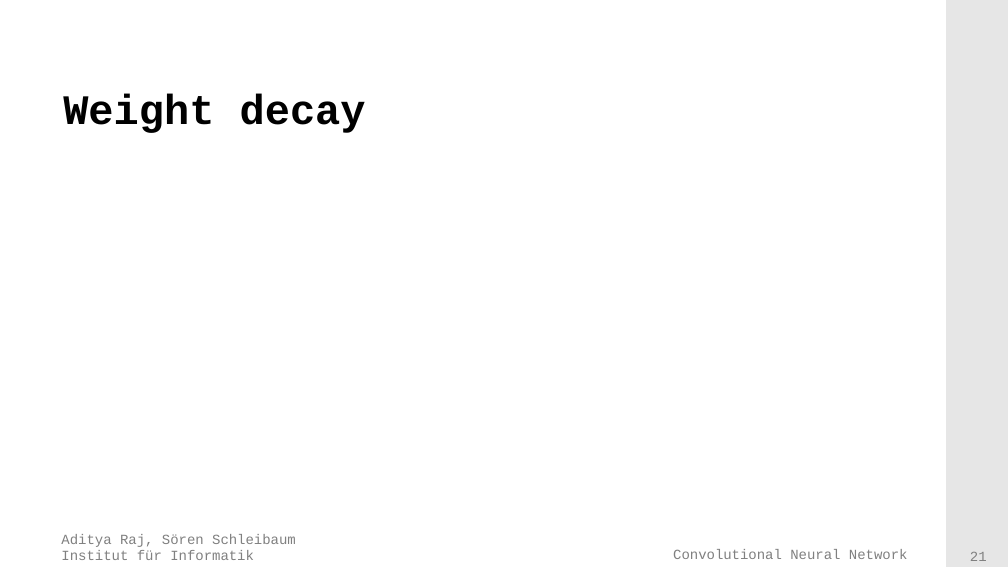
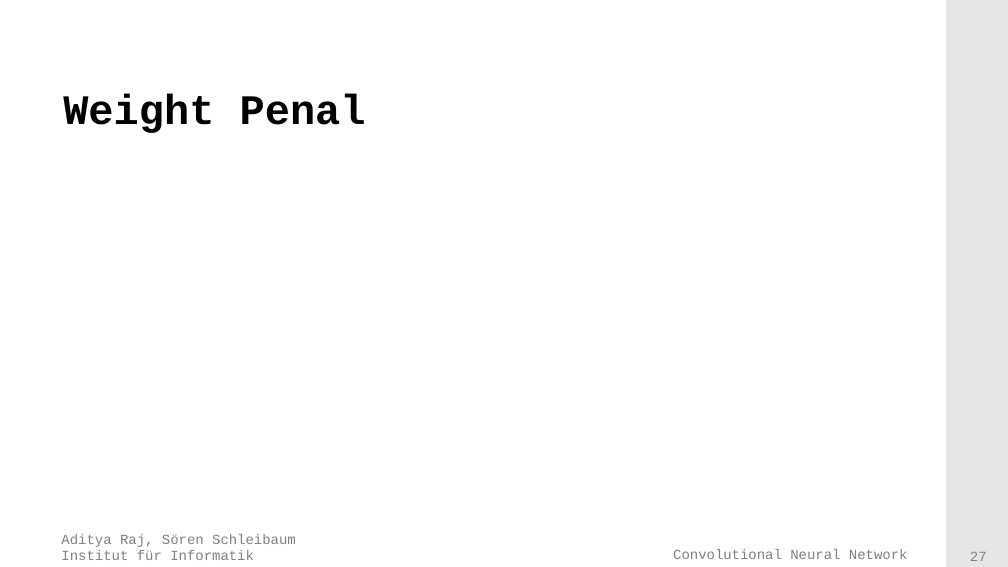
Before and after one commit to adityaraj52/ConvNet, a slide deck: slide 27 of PresentationsAndTalk/Presentation.pptx (slide 21 before the commit). Drawn at 1008x567 pixels with LibreOffice and Linux fonts; fonts in the diff are those of the drawing; background and template pictures are left out. Boxes give left, top, right and bottom in pixels: in the first picture for what was removed or moved away, otherwise in the second. Text is boxed around its words. In the diff, an @@ line names an element or a change of style, - is before the commit and + after.

```diff
--- a/PresentationsAndTalk/Presentation.pptx
+++ b/PresentationsAndTalk/Presentation.pptx
@@ title at <box>63,93,366,133</box>: text changed @@
-Weight decay
+Weight Penal
@@ page number at <box>970,552,987,561</box>: text changed @@
-21
+27
```
Also in this commit, not shown: 1 other slide changed, 6 slides added.
